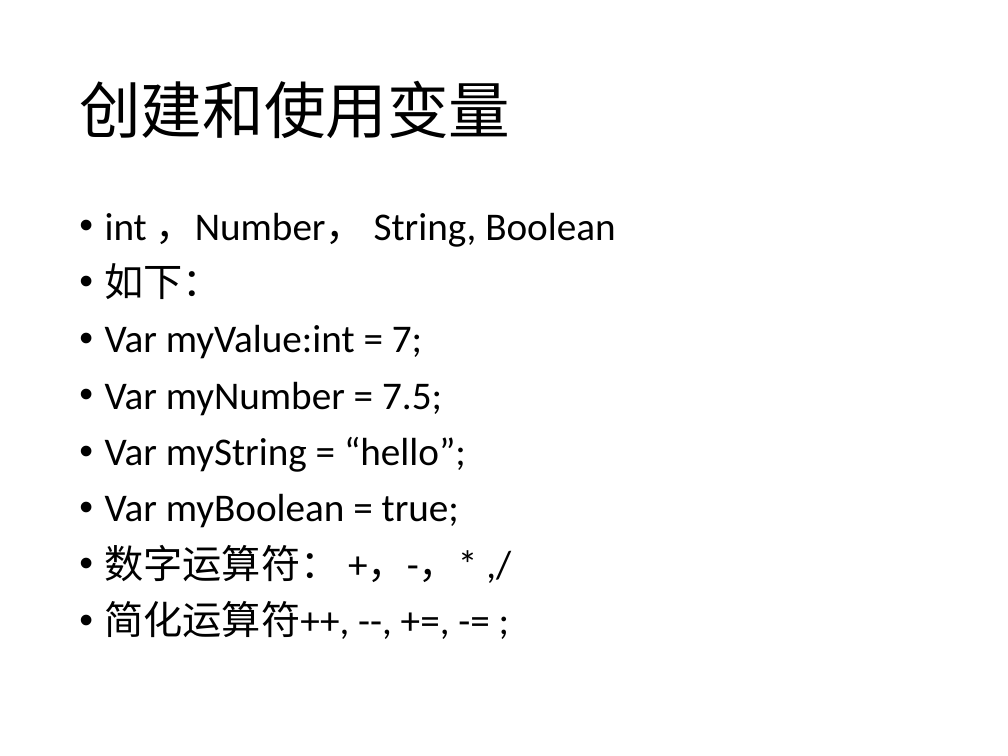
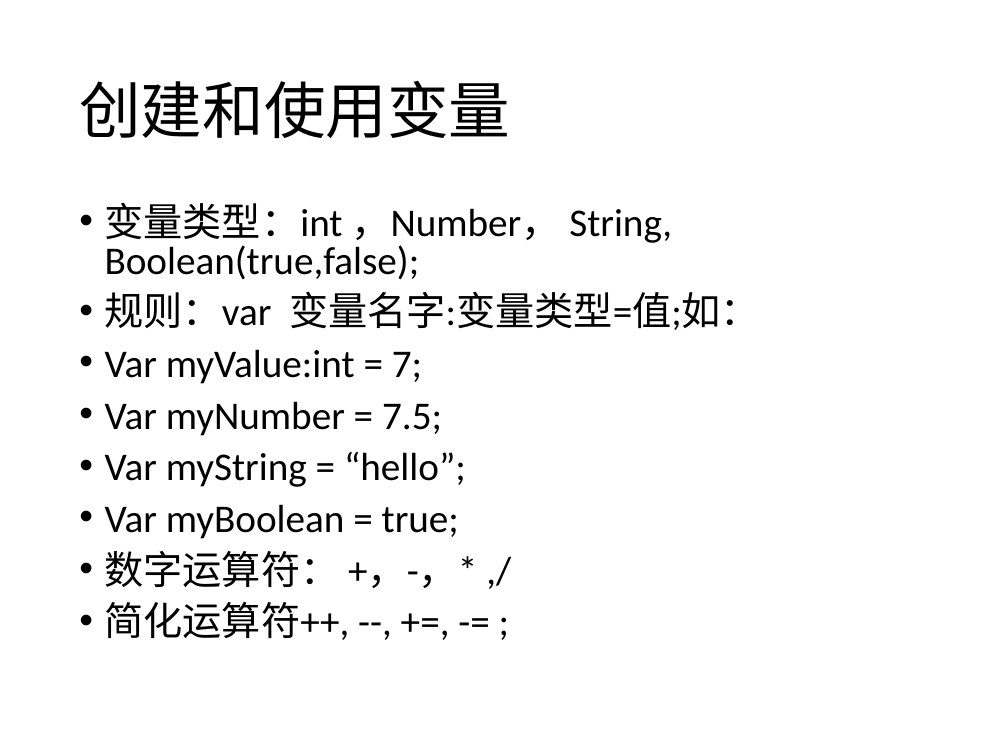
Before and after one commit to zhinan18/test, a slide deck: slide 3 of flash.pptx. Drawn at 1008x756 pixels with LibreOffice and Linux fonts; fonts in the diff are those of the drawing. Boxes give left, top, right and bottom in pixels: in the first picture for what was removed or moved away, otherwise in the second. Text is boxed around its words. In the diff, an @@ line names an element or a change of style, - is before the commit and + after.

Commit message:
update falsh.pptx

```diff
--- a/flash.pptx
+++ b/flash.pptx
@@ text at (105,202,760,330): text changed @@
-• int ，Number， String, Boolean
-• 如下：
+• 变量类型：int ，Number， String, Boolean(true,false);
+• 规则：var 变量名字:变量类型=值;如：
@@ text at (105,349,466,640): line spacing 0.9 to 0.8 @@
```
